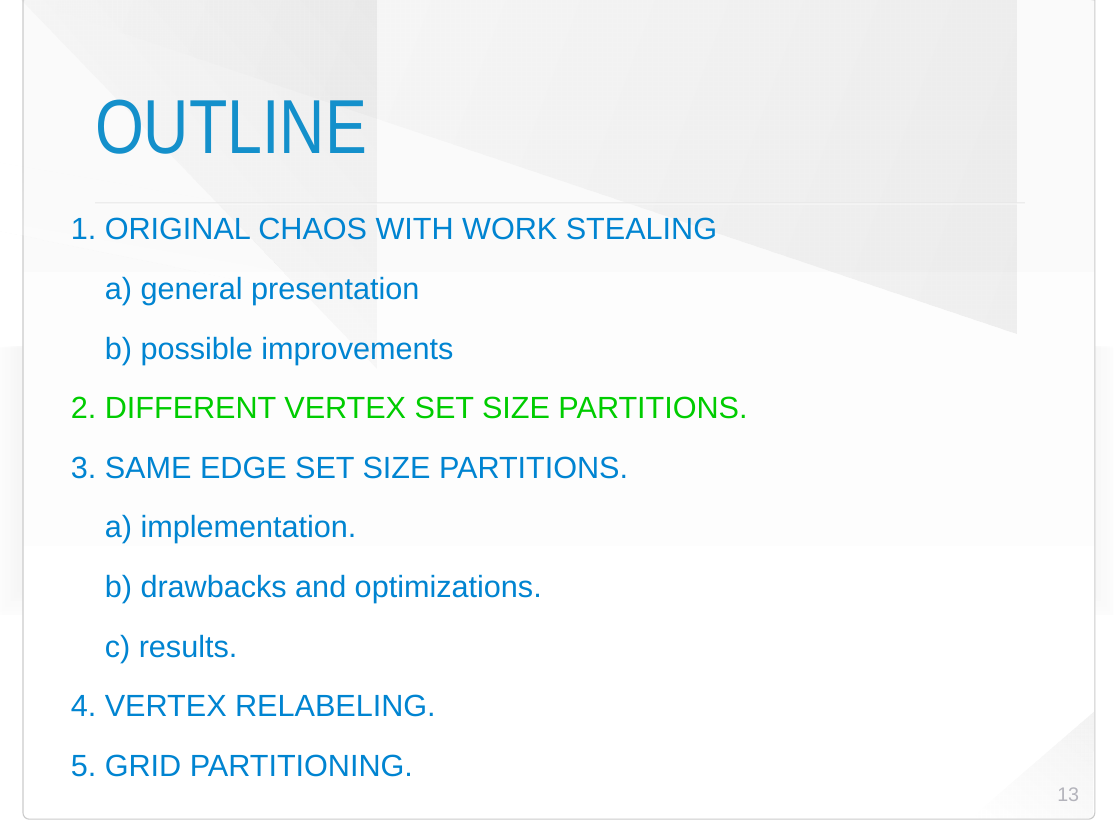
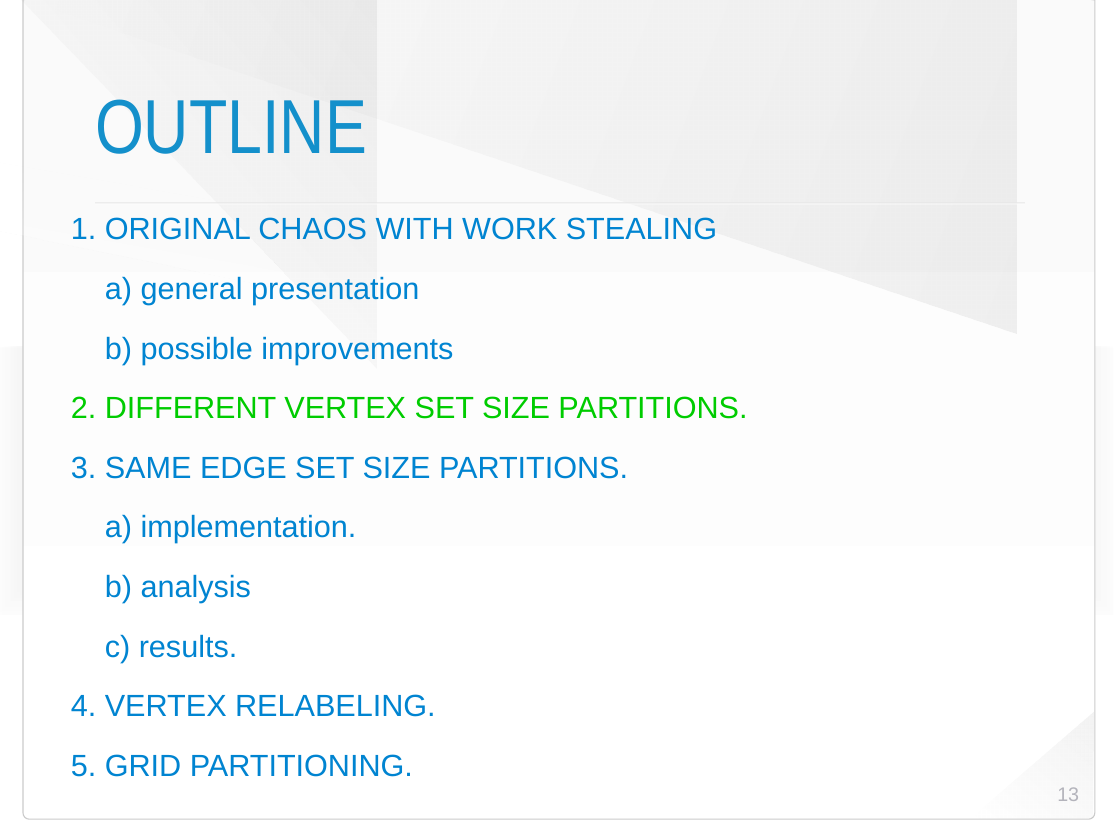
Before and after one commit to HaprianVlad/chaos, a slide deck: slide 13 of presentation.odp. Drawn at 1120x840 pixels with LibreOffice and Linux fonts; fonts in the diff are those of the drawing; background and template pictures are left out. Boxes give left, top, right and bottom in pixels: in the first picture for what was removed or moved away, otherwise in the second. Text is boxed around its words. In the diff, an @@ line names an element or a change of style, - is before the commit and + after.

```diff
--- a/presentation.odp
+++ b/presentation.odp
@@ text at bbox=[105, 574, 252, 603]: text changed @@
-b) drawbacks and optimizations.
+b) analysis
```
Also in this commit, not shown: 4 other slides changed, 2 slides added, 2 other files.
